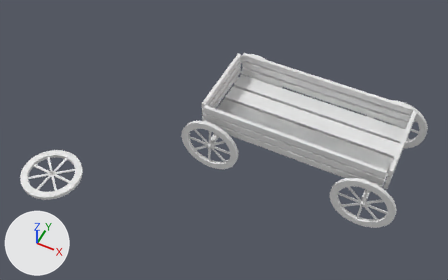
What one commit did to the Blender file Модельки/Telega.blend.
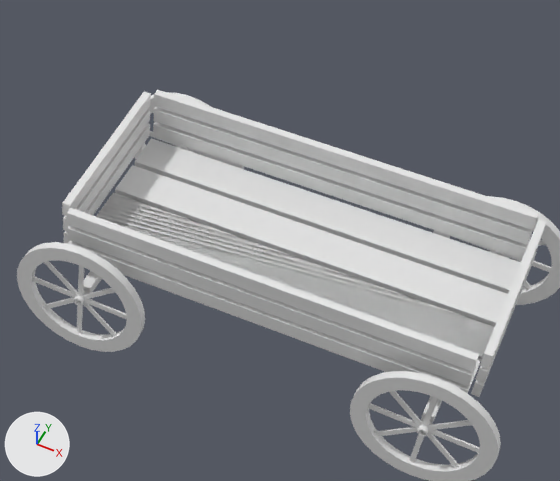
Old and new are each drawn whole from a 50 mm lens placed at (-0.18, -7.34, 8.15), pointed at (-3.27, -1.16, 0.43) and again close up on the part from 39% to 94% of the width and 5% to 81% of the height. Lighting does not change. The marker at lower left points along +X, +Y and +Z.
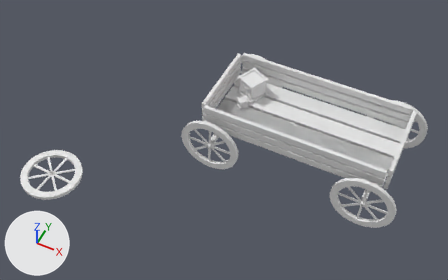
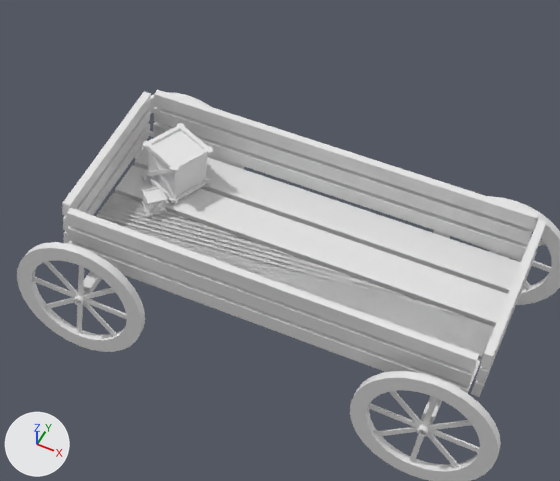
Where the newer file only moved an object's origin or applied its transform, the numbers keep the older frame.

What changed in the scene script:
```text
Change me_weel_005:
    used by ob_torus_004; location = (-3.474, 0.588, 0.308); rotation_euler = (3.14, 0.0, 0.0), in degrees (180, 0, 0)
    remove me_weel_005.from_pydata(...)  # 2456 vertices, 1570 faces; spans x -0.53..3.19, y -0.05..1.91, z -0.67..0.53
    add me_weel_005.from_pydata(...)  # 2688 vertices, 1748 faces; spans x -0.53..3.19, y -0.05..1.91, z -0.67..0.53
    me_weel_005 part 1: the loose piece of 8 vertices spanning x -0.04..0.04, y 0.09..1.79, z -0.05..0.03 is copied, and the copy is multiplied about its middle by the matrix ((0.209, -0.103, 0.022), (0.102, 0.21, 0.014), (-0.026, -0.003, 0.232)), then moved by (0.05, -0.38, -0.57); it spans x -0.05..0.15, y 0.37..0.74, z -0.6..-0.57
    me_weel_005 part 2: the loose piece of 8 vertices spanning x -0.28..-0.2, y 0.24..1.63, z -0.67..-0.54 is copied, and the copy is multiplied about its middle by the matrix ((0.256, -0.128, 0.018), (0.128, 0.257, 0.009), (-0.02, 0.0, 0.286)), then moved by (0.59, -0.23, 0.03); it spans x 0.24..0.45, y 0.51..0.89, z -0.6..-0.57
    me_weel_005 part 3: the loose piece of 8 vertices spanning x -0.04..0.04, y 0.09..1.79, z -0.05..0.03 is copied, and the copy is multiplied about its middle by the matrix ((0.21, -0.103, 0.008), (0.103, 0.21, 0.004), (-0.009, 0.0, 0.234)), then moved by (0.35, -0.24, -0.24); it spans x 0.24..0.45, y 0.51..0.89, z -0.27..-0.24
    me_weel_005 part 4: 50 vertices moved within x -0.03..0.04, y -0.05..0.05, z -0.03..0.03; 8 vertices removed from x -0.49..-0.47, y -0.01..0.01, z -0.05..0.0; 208 vertices added at x -0.05..0.46, y 0.37..1.08, z -0.6..-0.23
```

Where the change shows, as pixel boxes (x1, y1, x2, y2) in the close-ups (560 x 481 px):
part 1 of me_weel_005, added: after (142, 123, 185, 148)
part 2 of me_weel_005, added: after (170, 146, 213, 173)
part 3 of me_weel_005, added: after (168, 177, 211, 204)
part 4 of me_weel_005, built on: before (149, 133, 228, 164); after (141, 123, 213, 217)
